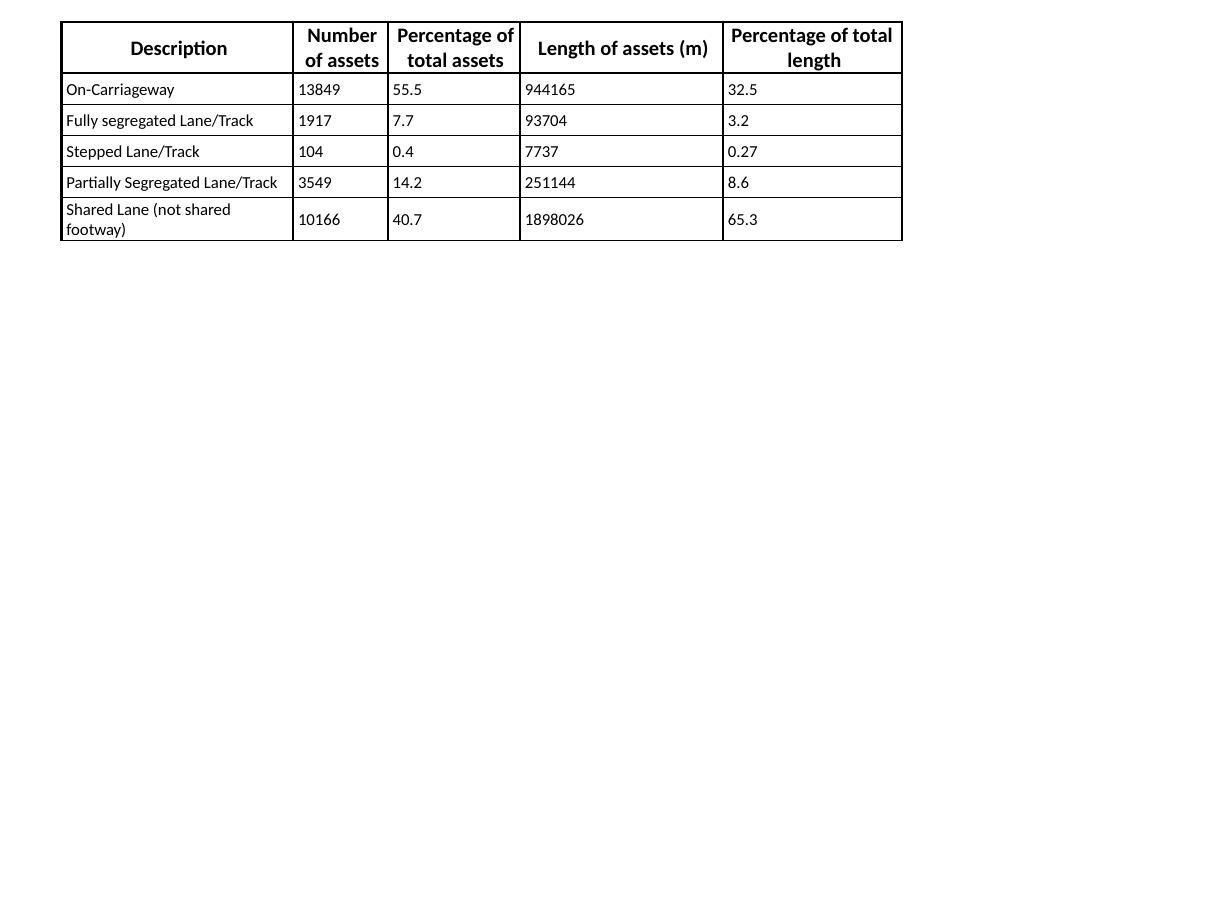
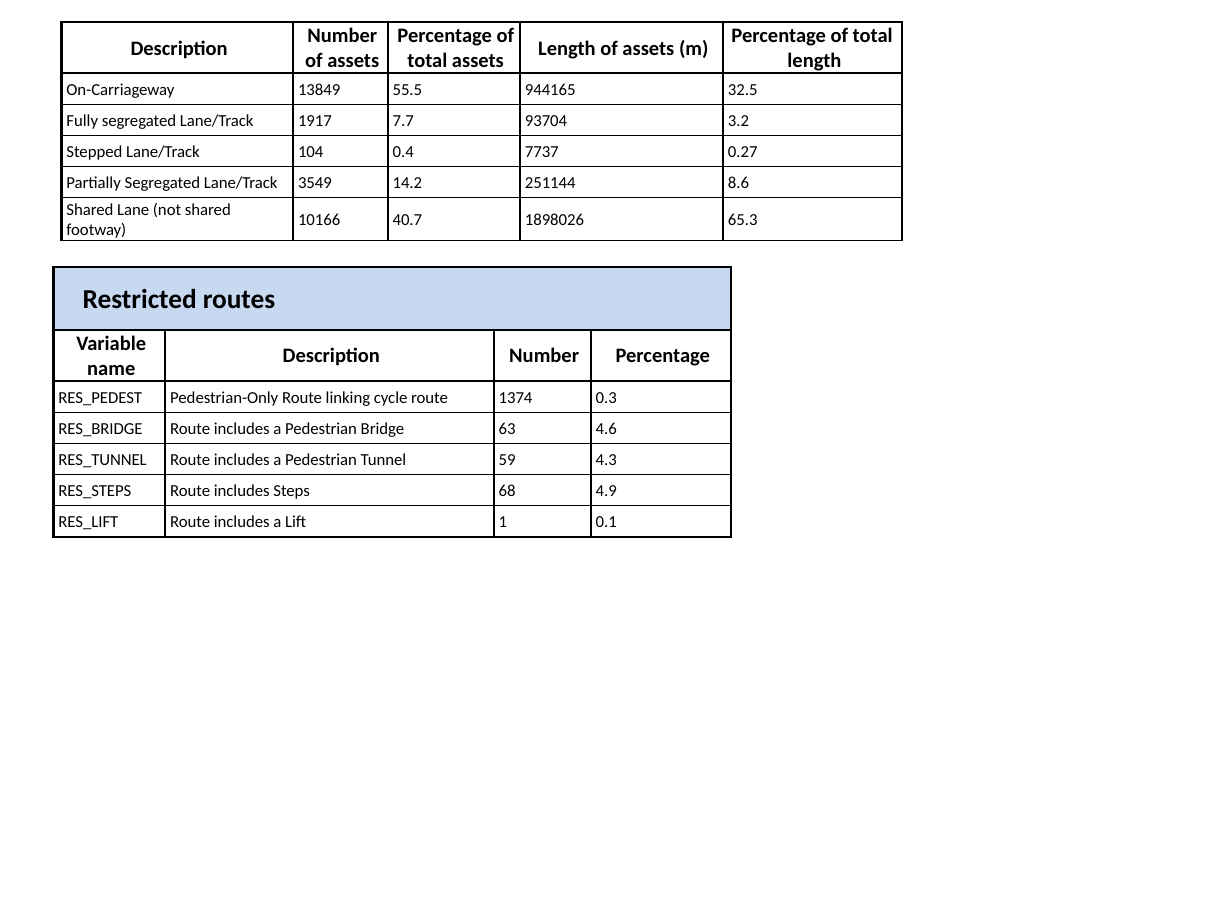
Before and after one commit to PublicHealthDataGeek/Diss, a slide deck: slide 16 of Results tables.pptx. Drawn at 1232x924 pixels with LibreOffice and Linux fonts; fonts in the diff are those of the drawing. Boxes give left, top, right and bottom in pixels: in the first picture for what was removed or moved away, otherwise in the second. Text is boxed around its words. In the diff, an @@ line names an element or a change of style, - is before the commit and + after.

```diff
--- a/Results tables.pptx
+++ b/Results tables.pptx
@@ table added at [54,267,733,537], 7 rows, 4 columns @@
+Restricted routes |  |  | 
+Variable name | Description | Number | Percentage
+RES_PEDEST | Pedestrian-Only Route linking cycle route | 1374 | 0.3
+RES_BRIDGE | Route includes a Pedestrian Bridge | 63 | 4.6
+RES_TUNNEL | Route includes a Pedestrian Tunnel | 59 | 4.3
+RES_STEPS | Route includes Steps | 68 | 4.9
+RES_LIFT | Route includes a Lift | 1 | 0.1
```
Also in this commit, not shown: 1 slide added, 11 other files.
